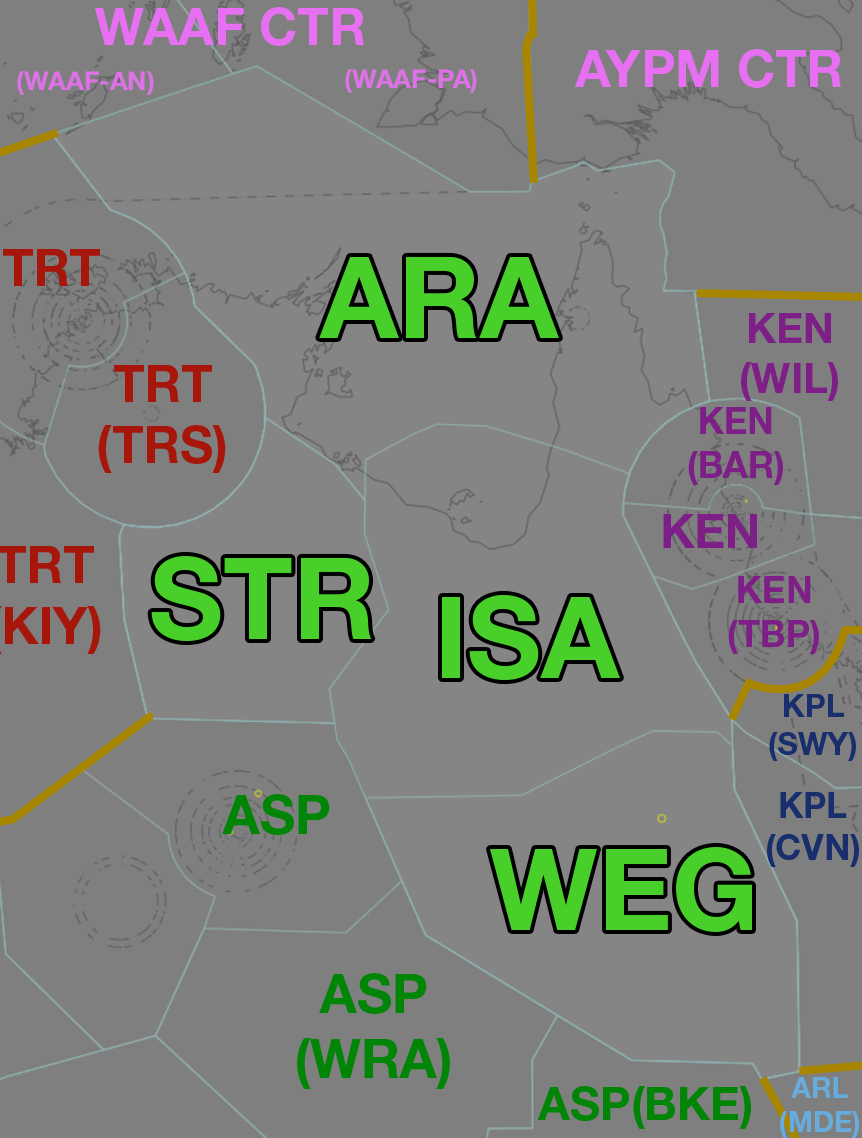
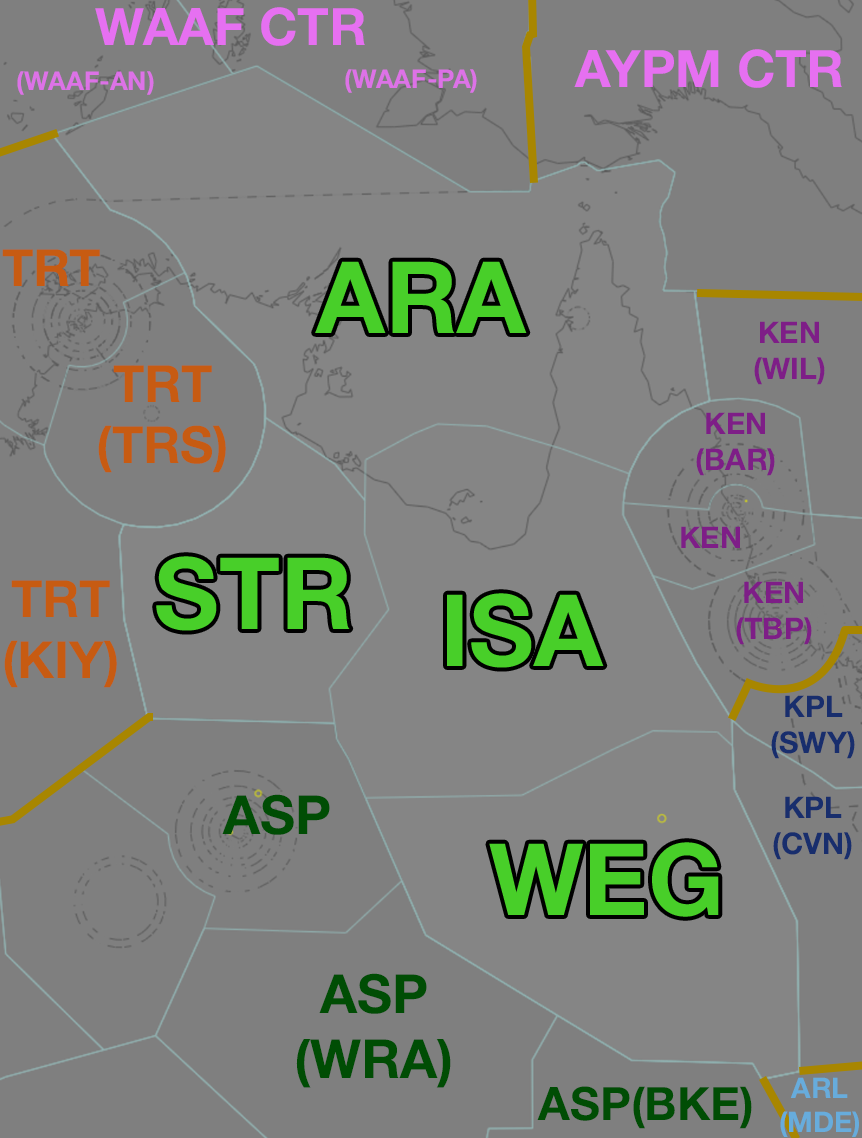
Revision of a layered 862 x 1138 image; what changed, layer by layer:
painted on "ARA" over [315, 256, 559, 338]
painted on "STR" over [151, 555, 372, 642]
painted on "WEG" over [489, 842, 752, 932]
painted on "ISA" over [442, 593, 620, 681]
painted on "ARL (MDE)" over [780, 1077, 859, 1138]
painted on "TRT (TRS)" over [98, 365, 226, 473]
painted on "TRT" over [2, 249, 100, 286]
painted on "TRT (KIY)" over [0, 546, 117, 688]
painted on "WAAF CTR" over [95, 7, 365, 46]
painted on "AYPM CTR" over [574, 49, 842, 88]
painted on "ASP(BKE)" over [537, 1086, 752, 1129]
painted on "ASP (WRA)" over [296, 973, 451, 1089]
painted on "KEN (WIL)" over [741, 313, 838, 401]
painted on "KPL (SWY)" over [769, 694, 856, 761]
painted on "KPL (CVN)" over [767, 792, 859, 867]
painted on "KEN (TBP)" over [728, 576, 819, 654]
painted on "KEN (BAR)" over [688, 407, 783, 485]
painted on "KEN" over [663, 514, 757, 548]
painted on "ASP" over [222, 794, 330, 835]